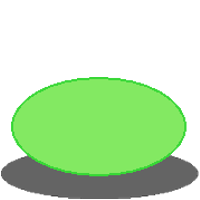
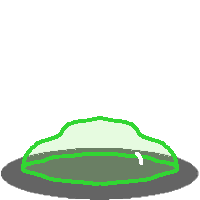
The second (200, 200) image is a revision of the first. Changes to its layers:
showed "Paint Layer 1", moved it above "Background", painted on it over bbox(1, 77, 199, 192)
added layer "Background" (1st of 3) above "Background" over bbox(1, 77, 199, 200)
hid "Background" (2nd of 3) over bbox(1, 77, 199, 200)
